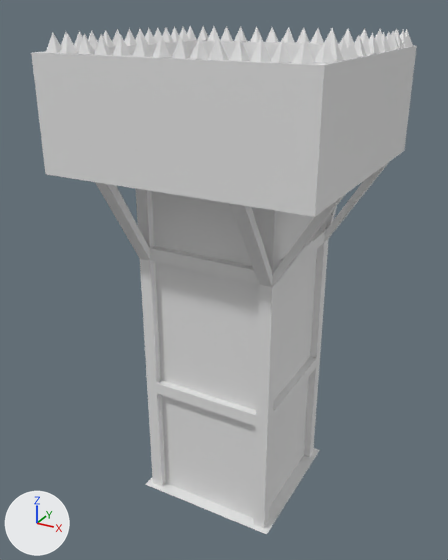
What one commit did to the Blender file 3DModels/BlendFiles/tour_catapulte_age1.blend.
Rendered twice from a 50 mm lens placed at (2.15, -4.15, 3.97), pointed at (-0.1, -0.05, 1.92). Arrows for +X, +Y and +Z are at lower left; the lights stay in place.
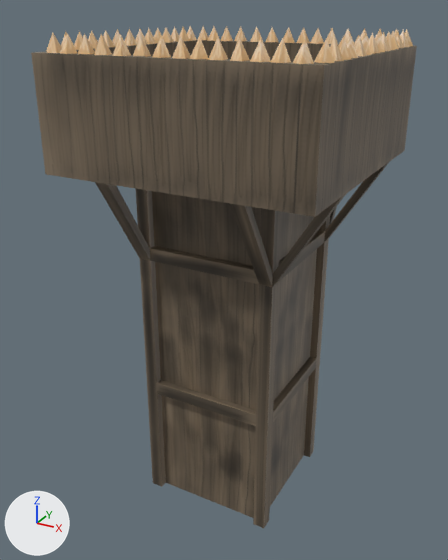
Pixel boxes [x1, y1, x2, y2] of what changed, in the pictures (448 x 560 px):
'Plane', reshaped
    before: [31, 26, 417, 534]
    after: [31, 26, 417, 528]
part 1 of me_plane_001, deleted
    before: [145, 448, 320, 534]
part 2 of me_plane_001, recoloured (grey to brown)
    both: [31, 26, 417, 528]

What changed in the scene script:
```text
Add img_tour_catapulte_age1_png:
    img_tour_catapulte_age1_png = load_image('tour_catapulte_age1.png', '../../Textures/tour_catapulte_age1.png', 1024, 1024, 'sRGB')
Add mat_tour_catapulte_age1_png:
    mat_tour_catapulte_age1_png = principled_material('tour_catapulte_age1.png')
    mat_tour_catapulte_age1_png.texture = img_tour_catapulte_age1_png
Change me_plane_001:
    used by ob_plane; location = (0.0, 0.0, 0.0)
    remove me_plane_001.from_pydata(...)  # 544 vertices, 539 faces; spans x -1.01..1.01, y -1.0..1.01, z 0.0..3.82
    add me_plane_001.from_pydata(...)  # 540 vertices, 538 faces; spans x -1.01..1.01, y -1.0..1.01, z 0.0..3.82
    me_plane_001 part 1: the loose piece of 4 vertices spanning x -0.61..0.61, y -0.61..0.61, z 0.0 is deleted
    me_plane_001 part 2: 538 faces spanning x -1.01..1.01, y -1.0..1.01, z 0.0..3.82 switch from no material to mat_tour_catapulte_age1_png (picture img_tour_catapulte_age1_png)
```
